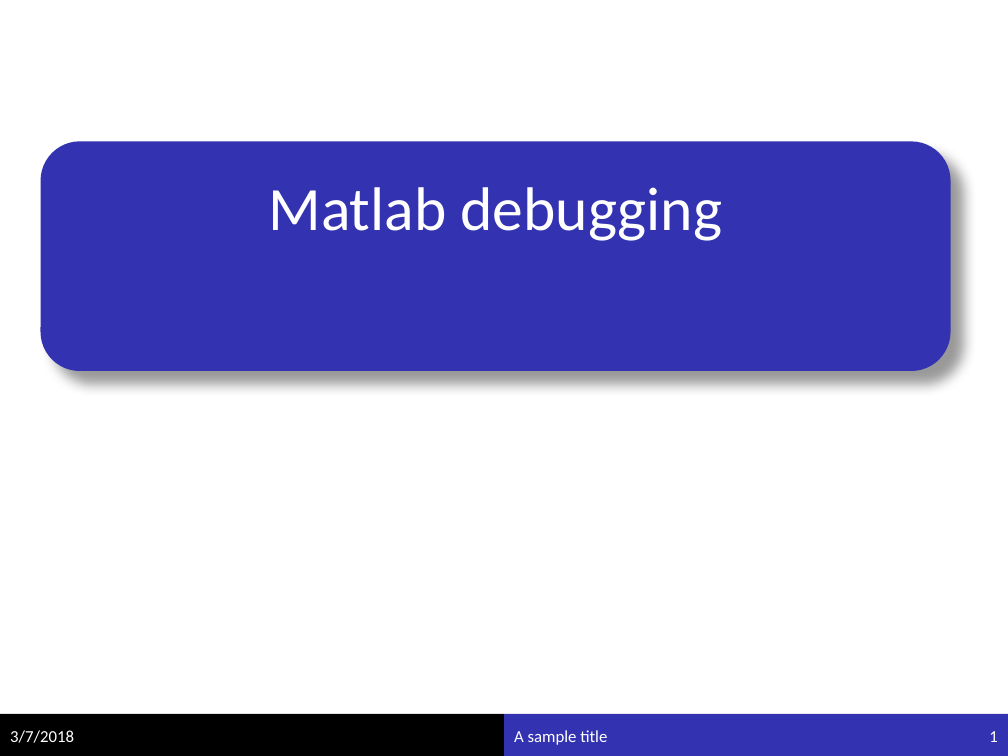
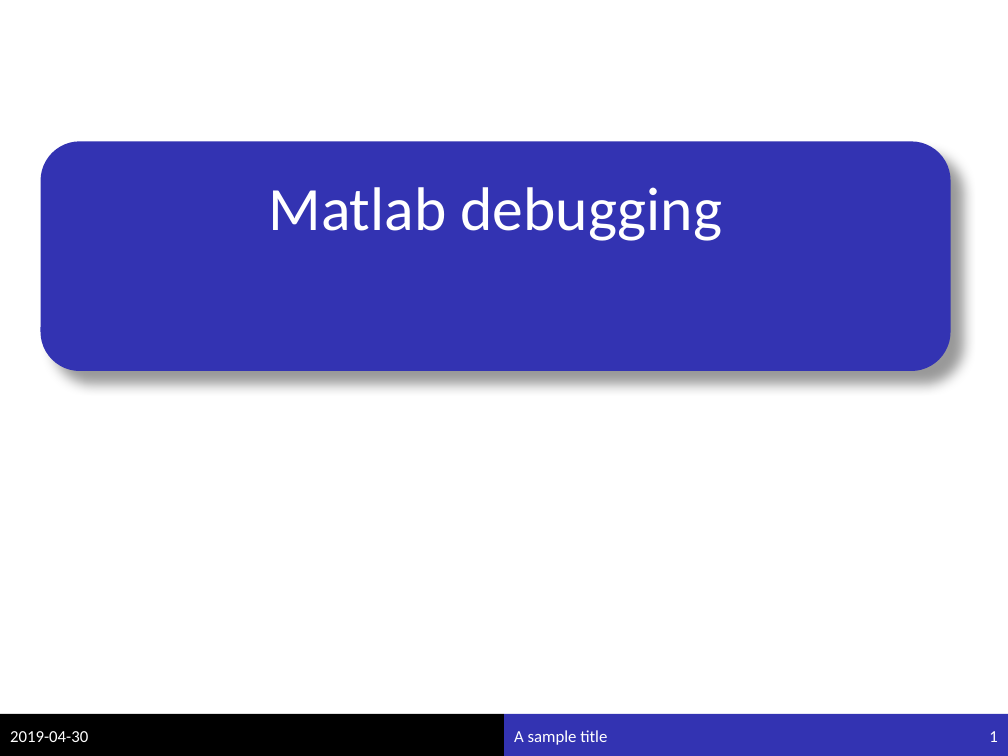
Before and after one commit to pmassat/matlab-postdoc, a slide deck: slide 1 of Matlab_debugging.pptx. Drawn at 1008x756 pixels with LibreOffice and Linux fonts; fonts in the diff are those of the drawing. Boxes give left, top, right and bottom in pixels: in the first picture for what was removed or moved away, otherwise in the second. Text is boxed around its words. In the diff, an @@ line names an element or a change of style, - is before the commit and + after.

```diff
--- a/Matlab_debugging.pptx
+++ b/Matlab_debugging.pptx
@@ text at [10,731,88,742]: text changed @@
-3/7/2018
+2019-04-30
```
Also in this commit, not shown: 1 other slide changed, 1 slide added, 3 other files.
